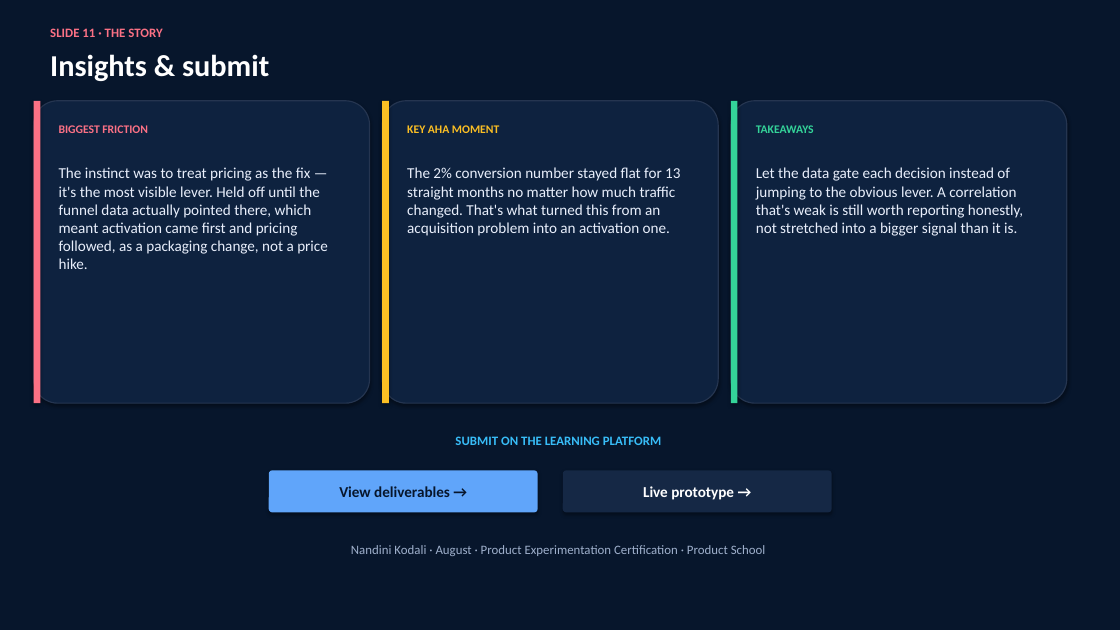
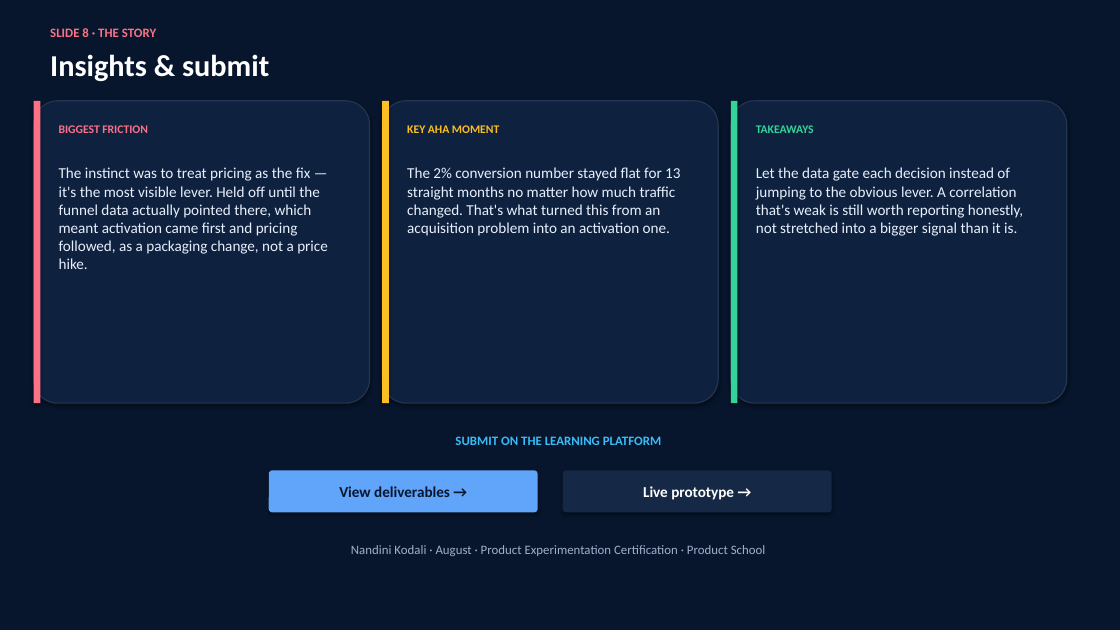
Before and after one commit to Sn-kodali/product-analytics-and-experimentation, a slide deck: slide 8 of FinWise-Pitch.pptx. Drawn at 1120x630 pixels with LibreOffice and Linux fonts; fonts in the diff are those of the drawing. Boxes give left, top, right and bottom in pixels: in the first picture for what was removed or moved away, otherwise in the second. Text is boxed around its words. In the diff, an @@ line names an element or a change of style, - is before the commit and + after.

```diff
--- a/FinWise-Pitch.pptx
+++ b/FinWise-Pitch.pptx
@@ text at (50,28,156,37): text changed @@
-SLIDE 11 · THE STORY
+SLIDE 8 · THE STORY
```
Also in this commit, not shown: 6 other slides changed, 1 other file.
